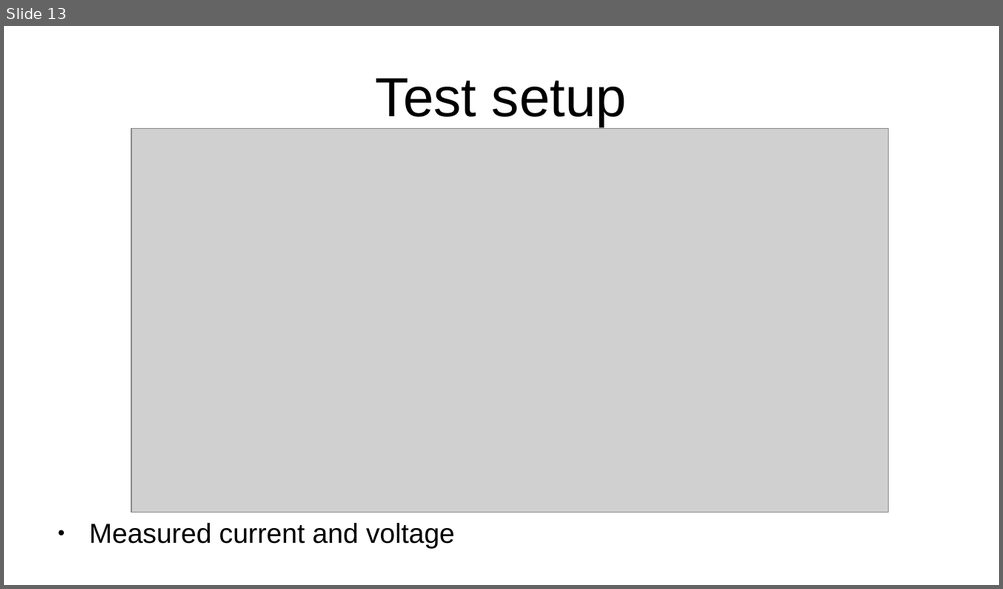
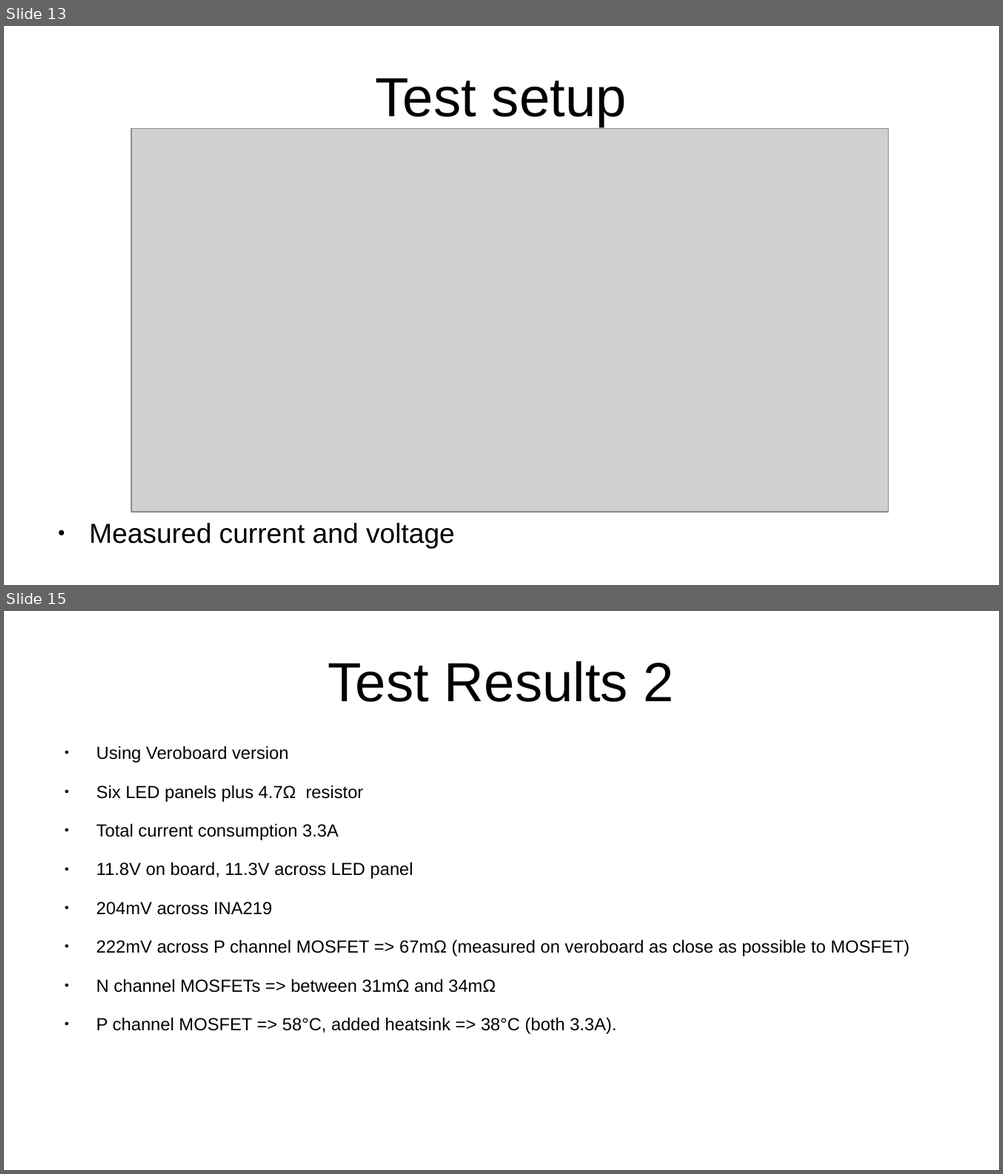
Before and after one commit to codewrite/COBHouseLights, a slide deck: doc/Presentation.pptx. Shown one above the other, each under a label of ours: slide 13 before the commit, slides 13 and 15 after it; the slides between them are not shown. The pictures are 1003x589 and 1003x1174 pixels, drawn with LibreOffice and Linux fonts; fonts in the diff are those of the drawing; grey boxes stand for pictures. Boxes give left, top, right and bottom in pixels: in the first picture for what was removed or moved away, otherwise in the second. Text is boxed around its words. In the diff, an @@ line names an element or a change of style, - is before the commit and + after.

```diff
--- a/doc/Presentation.pptx
+++ b/doc/Presentation.pptx
@@ slide 15 added at box(4, 611, 999, 1170), background #FFFFFF @@
@@ text added at box(328, 661, 674, 702), 44 pt, text #000000 @@
+Test Results 2
@@ text added at box(96, 746, 910, 1034), 14 pt, text #000000 @@
+● Using Veroboard version
+● Six LED panels plus 4.7Ω resistor
+● Total current consumption 3.3A
+● 11.8V on board, 11.3V across LED panel
+● 204mV across INA219
+● 222mV across P channel MOSFET => 67mΩ (measured on veroboard as close as possible to MOSFET)
+● N channel MOSFETs => between 31mΩ and 34mΩ
+● P channel MOSFET => 58°C, added heatsink => 38°C (both 3.3A).
```
Also in this commit, not shown: 3 slides changed, 3 other slides added, 1 slide removed, 17 other files.
